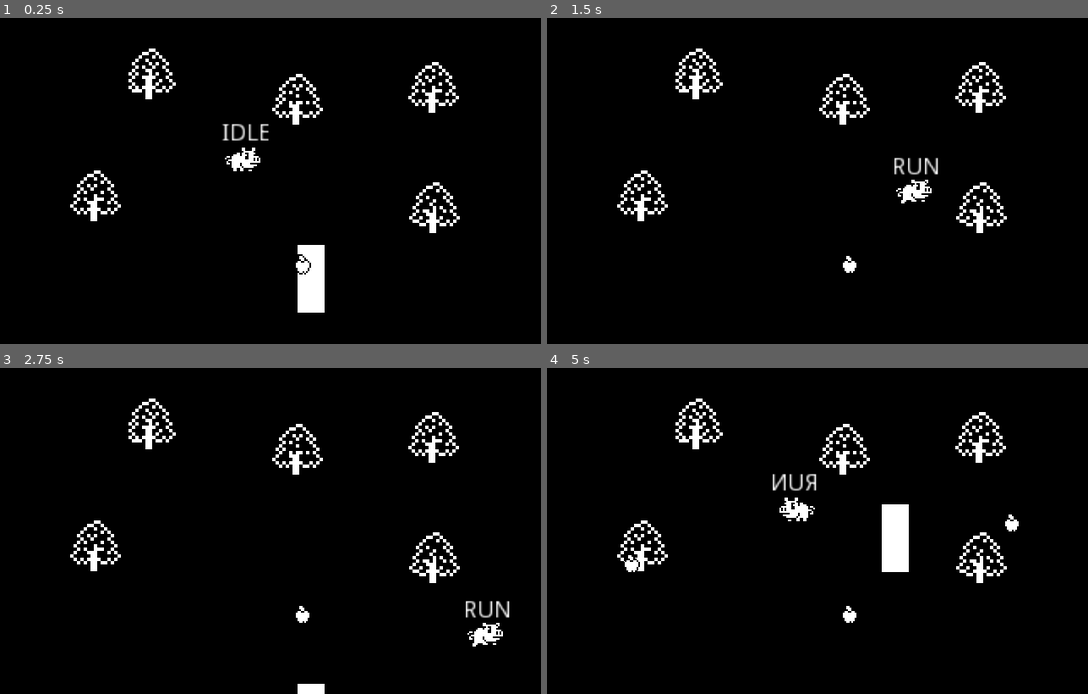
Above: before the commit, frames 1-4 (two rows, left to right).
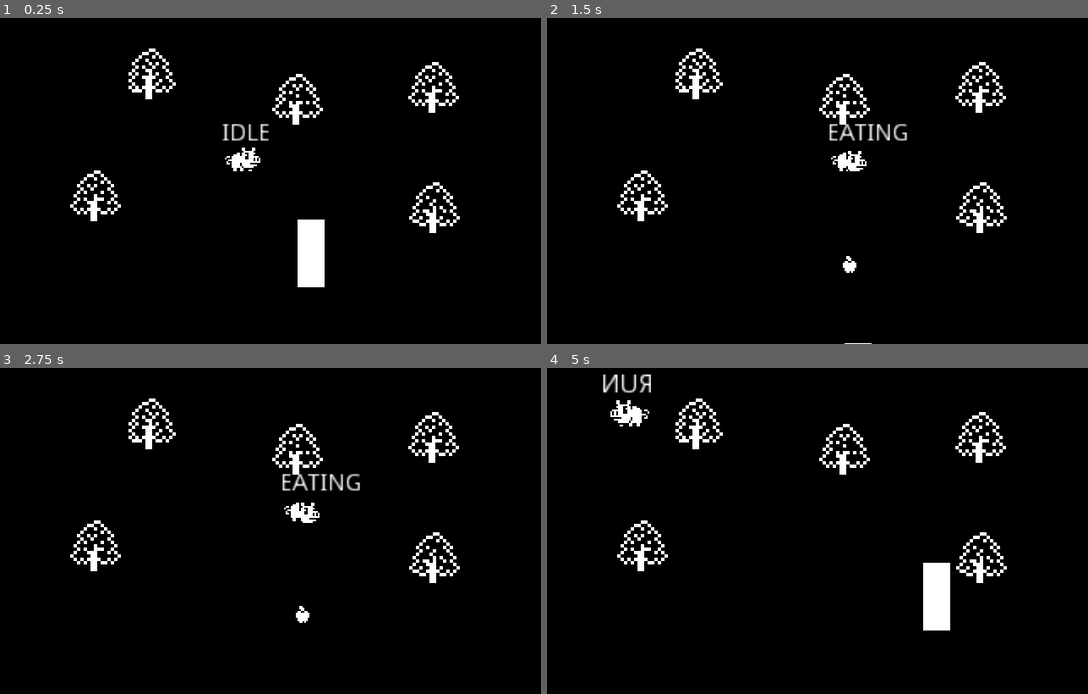
Above: after the commit, the same moments.

Repository: fguillen/PiggyTheApplesAndTheGuard
Game: Godot game, scene res://Word.tscn
The game is run twice, just before and just after one commit, with the same random seed, the same clock (stepped at 60 frames per second) and the same inputs.
Inputs:
- Up to frame 1 (0.25 s): no input
- Up to frame 2 (1.5 s): hold Right (ui_right) 0.53-1.28 s; hold Down (ui_down) from 1.28 s (still down)
- Up to frame 3 (2.75 s): release Down (ui_down) at 2.03 s; hold Right (ui_right) from 2.03 s (still down)
- Up to frame 4 (5 s): release Right (ui_right) at 2.78 s; hold Up (ui_up) 2.78-3.53 s; hold Left (ui_left) from 3.53 s (still down)

The runs differ from the first frame. In frame 1, 0.8% of the frame differs, in the area x 54-60%, y 61-91%; in frame 2, 1.1%; in frame 3, 1.2%; in frame 4, 3.4%, in the area x 10-88%, y 1-81%.

Commit message:
Apples falling from sky

Diff:
--- a/Apple.gd
+++ b/Apple.gd
@@ -1,2 +1,17 @@
 extends Area2D
 class_name Apple
+
+onready var tween: = $Tween
+
+func fall_from_sky(destiny_position):
+	global_position = Vector2(destiny_position.x, -20)
+	tween.interpolate_property(
+		self,
+		"global_position",
+		global_position,
+		destiny_position,
+		1,
+		Tween.TRANS_QUART,
+		Tween.EASE_IN
+	)
+	tween.start()
--- a/Apple.tscn
+++ b/Apple.tscn
@@ -10,6 +10,9 @@
 collision_layer = 4
 collision_mask = 0
 script = ExtResource( 2 )
+__meta__ = {
+"_edit_group_": true
+}
 
 [node name="Sprite" type="Sprite" parent="."]
 z_index = 20
@@ -18,3 +21,5 @@
 [node name="CollisionShape2D" type="CollisionShape2D" parent="."]
 position = Vector2( 0, 1 )
 shape = SubResource( 1 )
+
+[node name="Tween" type="Tween" parent="."]
--- a/AppleSpawner.gd
+++ b/AppleSpawner.gd
@@ -1,4 +1,6 @@
 extends Node
+
+export(Vector2) var spawnTimeRange = Vector2(0.5, 10.0)
 
 onready var timer: = $Timer
 const Apple = preload("res://Apple.tscn")
@@ -8,14 +10,13 @@
 func _ready():
 	screen_size = get_viewport().get_visible_rect().size
 	spawn_apple()
+	rng.randomize()
 
 func spawn_apple():
 	var apple = Apple.instance()
 	add_child(apple)
-	apple.global_position = rand_position()
-	print("Apple position: ", apple.global_position)
-	timer.start(rand_range(0.5, 5.0))
-
+	apple.fall_from_sky(rand_position())
+	timer.start(rand_range(spawnTimeRange.x, spawnTimeRange.y))
 
 func _on_Timer_timeout():
 	spawn_apple()
--- a/Guard.gd
+++ b/Guard.gd
@@ -8,6 +8,7 @@
 
 var direction = Vector2.ZERO
 var velocity = Vector2.ZERO
+var rng = RandomNumberGenerator.new()
 
 var DIRECTIONS = [
 	Vector2(0, 0),
@@ -18,6 +19,7 @@
 ]
 
 func _ready():
+	rng.randomize()
 	change_direction()
 
 func _physics_process(_delta):
@@ -39,10 +41,10 @@
 	print("velocity: ", velocity)
 	print("scale.x: ", scale.x)
 
-	timer.start(rand_range(change_direction_max_seconds / 3.0, change_direction_max_seconds))
+	timer.start(rng.randf_range(change_direction_max_seconds / 3.0, change_direction_max_seconds))
 
 func set_velocity():
-	velocity = direction * rand_range(speed_max / 3, speed_max)
+	velocity = direction * rng.randf_range(speed_max / 3, speed_max)
 
 func _on_Timer_timeout():
 	change_direction()
